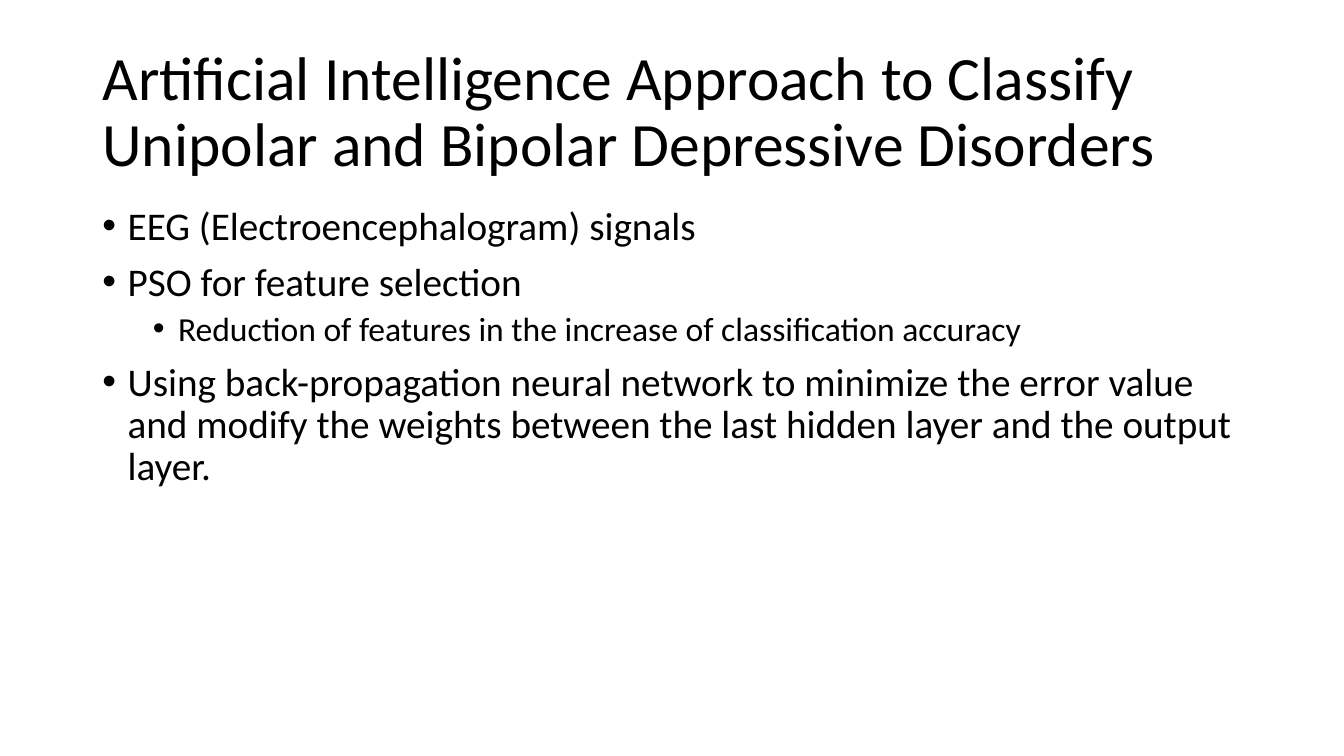
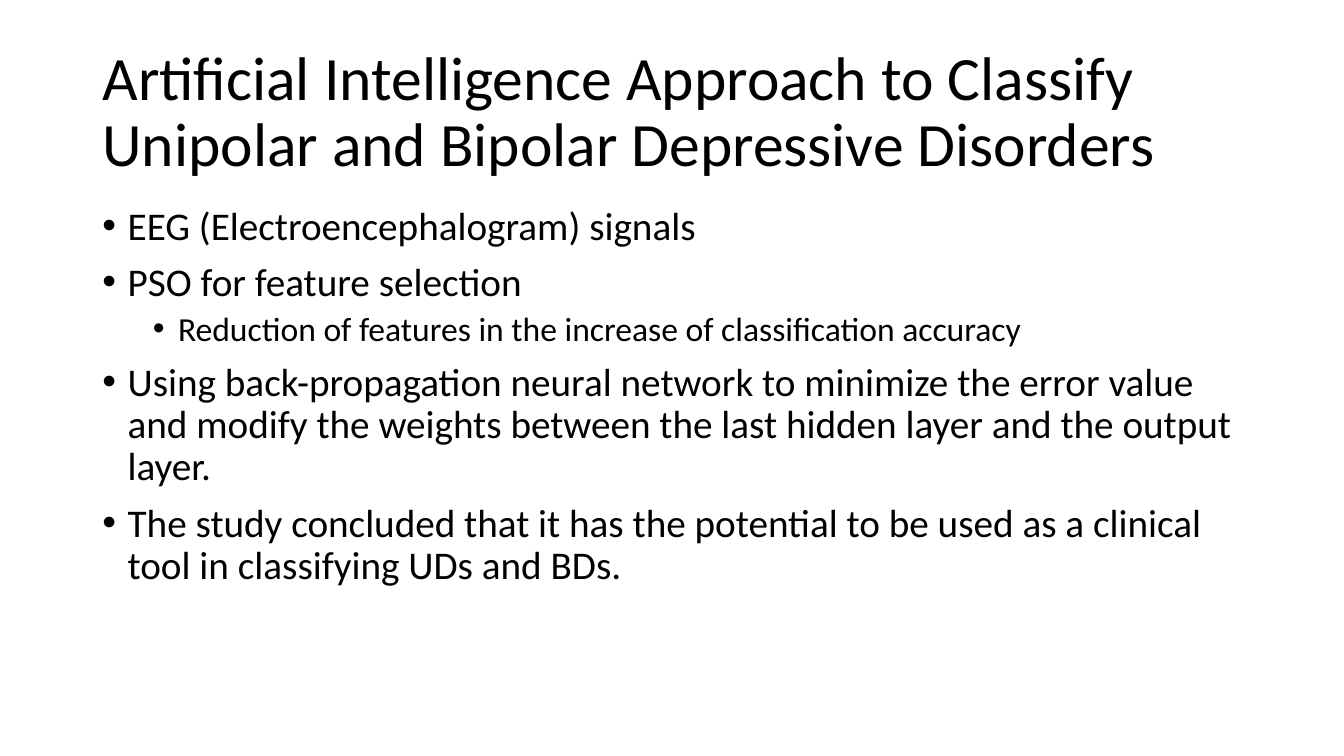
Before and after one commit to butchersix/Thesis, a slide deck: slide 5 of Presentations/Milestone 1 Presentation - Review of Related Literature [DCISM].pptx. Drawn at 1344x756 pixels with LibreOffice and Linux fonts; fonts in the diff are those of the drawing. Boxes give left, top, right and bottom in pixels: in the first picture for what was removed or moved away, otherwise in the second. Text is boxed around its words. In the diff, an @@ line names an element or a change of style, - is before the commit and + after.

```diff
--- a/Presentations/Milestone 1 Presentation - Review of Related Literature [DCISM].pptx
+++ b/Presentations/Milestone 1 Presentation - Review of Related Literature [DCISM].pptx
@@ text at <box>128,509,1201,586</box>: paragraph added @@
+• The study concluded that it has the potential to be used as a clinical tool in classifying UDs and BDs.
```
Also in this commit, not shown: 1 other slide changed.
